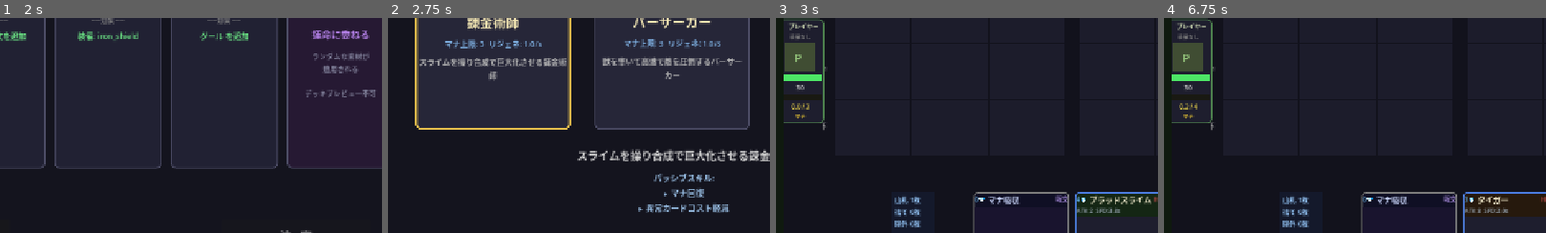
Above: before the commit, frames 1-4 (left to right).
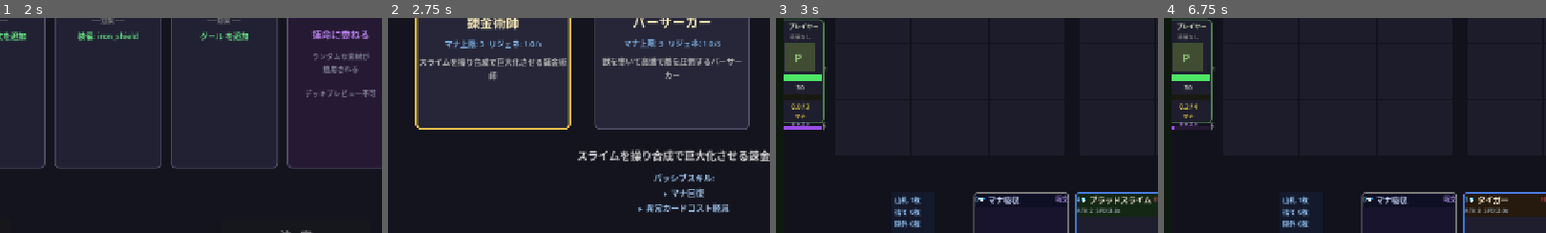
Above: after the commit, the same moments.

Repository: kazumak334-create/dungeon-board-game
Game: Godot game, scene res://scenes/Title.tscn
Same seed, same stepped clock (60 frames per second), same inputs: the game is played once before the commit and once after it.
Inputs:
- Up to frame 1 (2 s): click "テスト実行" at 0.5 s; click "出 発" at 1.25 s
- Up to frame 2 (2.75 s): click "← 戻る" at 2 s
- Up to frame 3 (3 s): click "開発者モード" at 2.75 s
- Up to frame 4 (6.75 s): click "x1" at 3.5 s; click "x2" at 4.25 s; click "x4" at 5 s; click "⏸" at 5.75 s; click "一時停止" at 6.5 s
The pictures show only the part of the screen within x 11-61%, y 23-73%; the shares and areas given below are measured in that part.

Frames 1-2 are identical in both runs. In frame 3, 0.2% of the frame differs, in the area x 2-12%, y 48-52%; in frame 4, less than 0.1%.

Commit message:
feat: キャストゲージ追加（マナゲージ下・バーのみ・数値なし）
- 立絵パネルのマナゲージ下にキャストゲージ追加（自/敵両方）
- クールダウン進捗を0→1でバー表示（満タン=発動可能）
- 自分=紫、敵=赤の色分け
- テスト追加: キャストゲージの計算ロジック確認

Co-Authored-By: Claude Opus 4.6 (1M context) <noreply@anthropic.com>

Diff:
--- a/scripts/GameUI.gd
+++ b/scripts/GameUI.gd
@@ -527,6 +527,21 @@
 	if _overlay._char_mana_labels[1] != null:
 		_overlay._char_mana_labels[1].text = "%.1f / %d" % [e_mana, int(e_mana_max)]
 
+	# ---- キャストゲージ更新 ----
+	var cast_bar_w: float = 70.0
+	# 自分側キャスト
+	var self_timer = main.deck_manager._check_timer
+	var self_interval = main.deck_manager.check_interval
+	var self_cast_ratio = 1.0 - clamp(self_timer / max(0.01, self_interval), 0.0, 1.0)
+	if _overlay._char_cast_bars[0] != null:
+		_overlay._char_cast_bars[0].size.x = int(cast_bar_w * self_cast_ratio)
+	# 敵側キャスト
+	var enemy_timer = main.enemy_ai._check_timer
+	var enemy_interval = main.enemy_ai.check_interval
+	var enemy_cast_ratio = 1.0 - clamp(enemy_timer / max(0.01, enemy_interval), 0.0, 1.0)
+	if _overlay._char_cast_bars[1] != null:
+		_overlay._char_cast_bars[1].size.x = int(cast_bar_w * enemy_cast_ratio)
+
 func mark_all_cells_dirty() -> void:
 	for s in range(2):
 		for r in range(3):
--- a/scripts/GameUIOverlay.gd
+++ b/scripts/GameUIOverlay.gd
@@ -10,6 +10,7 @@
 var _char_panels: Array = [null, null]     # [side] -> Panel
 var _char_mana_bars: Array = [null, null]  # [side] -> ColorRect (マナバー)
 var _char_mana_labels: Array = [null, null] # [side] -> Label (マナ数値)
+var _char_cast_bars: Array = [null, null]  # [side] -> ColorRect (キャストゲージ)
 var _damage_floats: Array = []             # [{label, timer, velocity}]
 var _event_bubble: Label = null            # 重要イベントフキダシ
 var _bubble_timer: float = 0.0             # フキダシ残り表示時間
@@ -228,6 +229,29 @@
 	mana_title.add_theme_font_size_override("font_size", 9)
 	mana_title.add_theme_color_override("font_color", Color(1.0, 0.85, 0.2) if side == 0 else Color(1.0, 0.5, 0.2))
 	main.add_child(mana_title)
+
+	# キャストゲージ（クールダウン表示・バーのみ）
+	var cast_title = Label.new()
+	cast_title.text = "キャスト"
+	cast_title.position = Vector2(panel_x + 4, panel_y + 168)
+	cast_title.size = Vector2(panel_w - 8, 12)
+	cast_title.horizontal_alignment = HORIZONTAL_ALIGNMENT_CENTER
+	cast_title.add_theme_font_size_override("font_size", 8)
+	cast_title.add_theme_color_override("font_color", Color(0.7, 0.5, 0.9) if side == 0 else Color(0.9, 0.5, 0.5))
+	main.add_child(cast_title)
+
+	var cast_bg = ColorRect.new()
+	cast_bg.position = Vector2(panel_x + 5, panel_y + 180)
+	cast_bg.size = Vector2(70, 6)
+	cast_bg.color = Color(0.15, 0.1, 0.2)
+	main.add_child(cast_bg)
+
+	var cast_bar = ColorRect.new()
+	cast_bar.position = Vector2(panel_x + 5, panel_y + 180)
+	cast_bar.size = Vector2(0, 6)
+	cast_bar.color = Color(0.6, 0.3, 0.9) if side == 0 else Color(0.9, 0.4, 0.4)
+	main.add_child(cast_bar)
+	_char_cast_bars[side] = cast_bar
 
 func spawn_damage_float(side: int, row: int, col: int, amount: int, is_heal: bool = false) -> void:
 	if amount == 0:
--- a/scripts/TestRunner.gd
+++ b/scripts/TestRunner.gd
@@ -43,6 +43,7 @@
 	_test_rarity_integrity()
 	_test_card_queue_data()
 	_test_spell_speed_skip()
+	_test_cast_gauge()
 
 	var summary: String = "テスト結果: %d passed / %d failed" % [_pass_count, _fail_count]
 	_results.insert(0, summary)
@@ -710,3 +711,21 @@
 	# check_intervalは1.0がデフォルト（スペルスピード）
 	# スキップ時にもこの値がタイマーに設定される仕様
 	_assert_true(true, "スキップも詠唱タイミングで発生する仕様")
+
+func _test_cast_gauge() -> void:
+	# キャストゲージの計算ロジック確認
+	# check_interval=1.0, _check_timer=0.5 → ratio=0.5（半分溜まっている）
+	var timer = 0.5
+	var interval = 1.0
+	var ratio = 1.0 - (timer / max(0.01, interval))
+	_assert_eq(ratio, 0.5, "キャスト: timer0.5/interval1.0 → ratio0.5")
+
+	# timer=0 → ratio=1.0（満タン=発動可能）
+	timer = 0.0
+	ratio = 1.0 - (timer / max(0.01, interval))
+	_assert_eq(ratio, 1.0, "キャスト: timer0/interval1.0 → ratio1.0（発動可能）")
+
+	# timer=1.0 → ratio=0（空=クールダウン中）
+	timer = 1.0
+	ratio = 1.0 - (timer / max(0.01, interval))
+	_assert_eq(ratio, 0.0, "キャスト: timer1.0/interval1.0 → ratio0（クールダウン中）")
